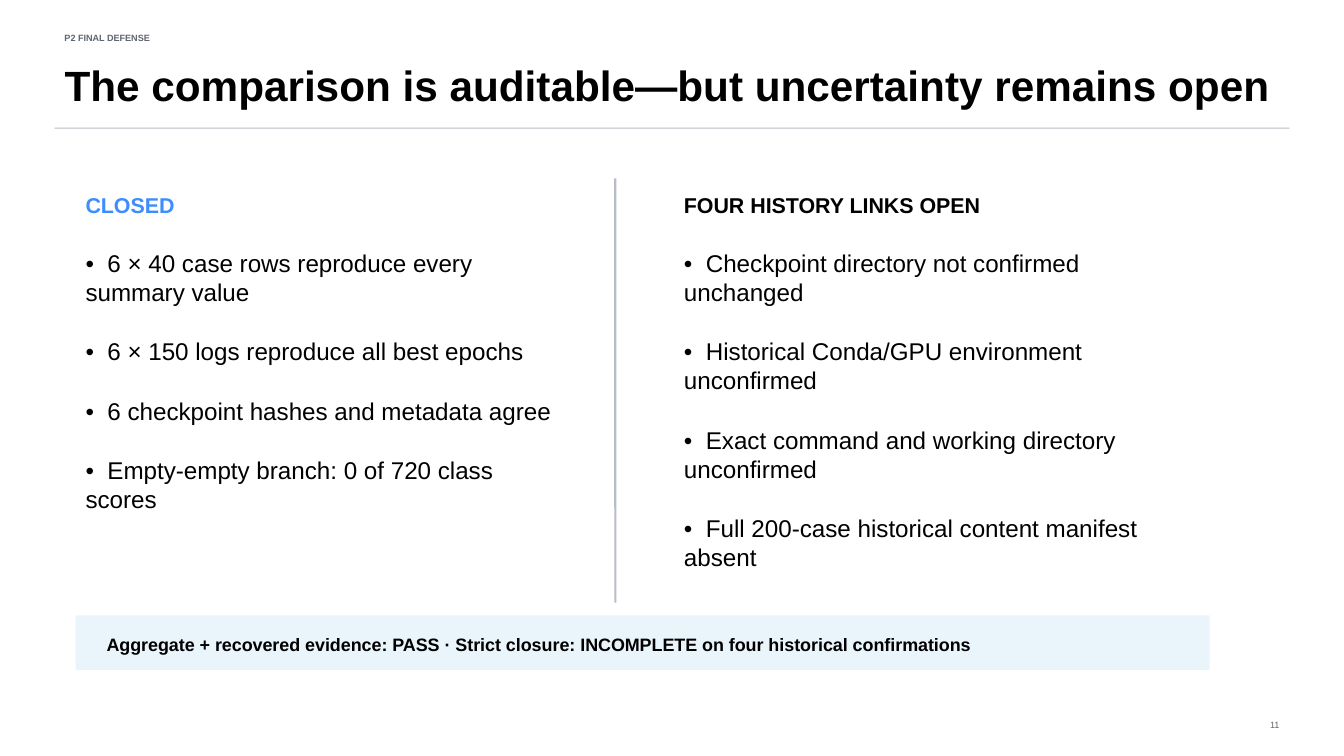
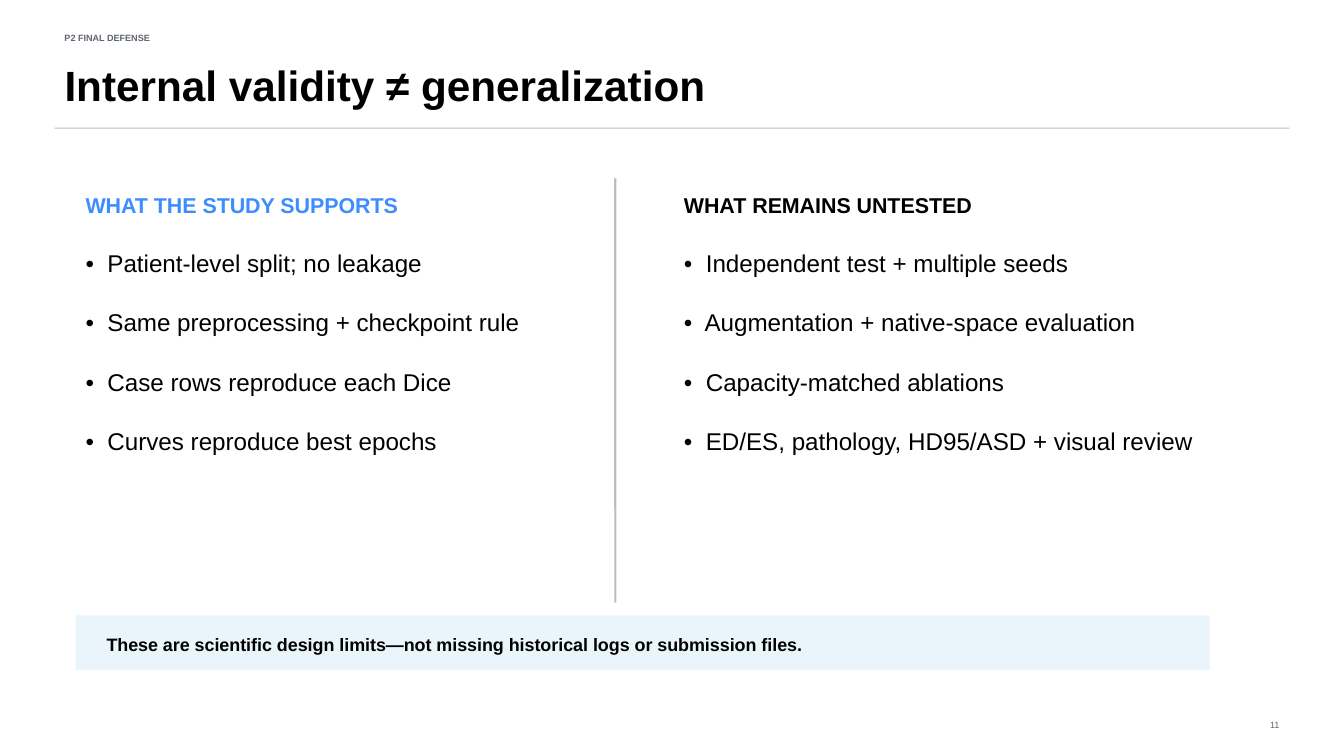
Before and after one commit to DCarchimonde/fyp-nano-mamba-unet, a slide deck: slide 11 of presentation/P2_Final_Defense_Tong_Siyuan.pptx. Drawn at 1344x756 pixels with LibreOffice and Linux fonts; fonts in the diff are those of the drawing. Boxes give left, top, right and bottom in pixels: in the first picture for what was removed or moved away, otherwise in the second. Text is boxed around its words. In the diff, an @@ line names an element or a change of style, - is before the commit and + after.

Commit message:
Finalize scientific audit and defense readiness

```diff
--- a/presentation/P2_Final_Defense_Tong_Siyuan.pptx
+++ b/presentation/P2_Final_Defense_Tong_Siyuan.pptx
@@ text at bbox=[65, 70, 705, 110]: text changed @@
-The comparison is auditable—but uncertainty remains open
+Internal validity ≠ generalization
@@ text at bbox=[86, 198, 397, 213]: text changed @@
-CLOSED
+WHAT THE STUDY SUPPORTS
@@ text at bbox=[684, 198, 972, 214]: text changed @@
-FOUR HISTORY LINKS OPEN
+WHAT REMAINS UNTESTED
@@ text at bbox=[107, 254, 519, 455]: text changed @@
-• 6 × 40 case rows reproduce every summary value
-• 6 × 150 logs reproduce all best epochs
-• 6 checkpoint hashes and metadata agree
-• Empty-empty branch: 0 of 720 class scores
+• Patient-level split; no leakage
+• Same preprocessing + checkpoint rule
+• Case rows reproduce each Dice
+• Curves reproduce best epochs
@@ text at bbox=[705, 254, 1192, 455]: text changed @@
-• Checkpoint directory not confirmed unchanged
-• Historical Conda/GPU environment unconfirmed
-• Exact command and working directory unconfirmed
-• Full 200-case historical content manifest absent
+• Independent test + multiple seeds
+• Augmentation + native-space evaluation
+• Capacity-matched ablations
+• ED/ES, pathology, HD95/ASD + visual review
@@ text at bbox=[107, 638, 802, 655]: text changed @@
-Aggregate + recovered evidence: PASS · Strict closure: INCOMPLETE on four historical confirmations
+These are scientific design limits—not missing historical logs or submission files.
```
Also in this commit, not shown: 4 other slides changed, 21 other files.
